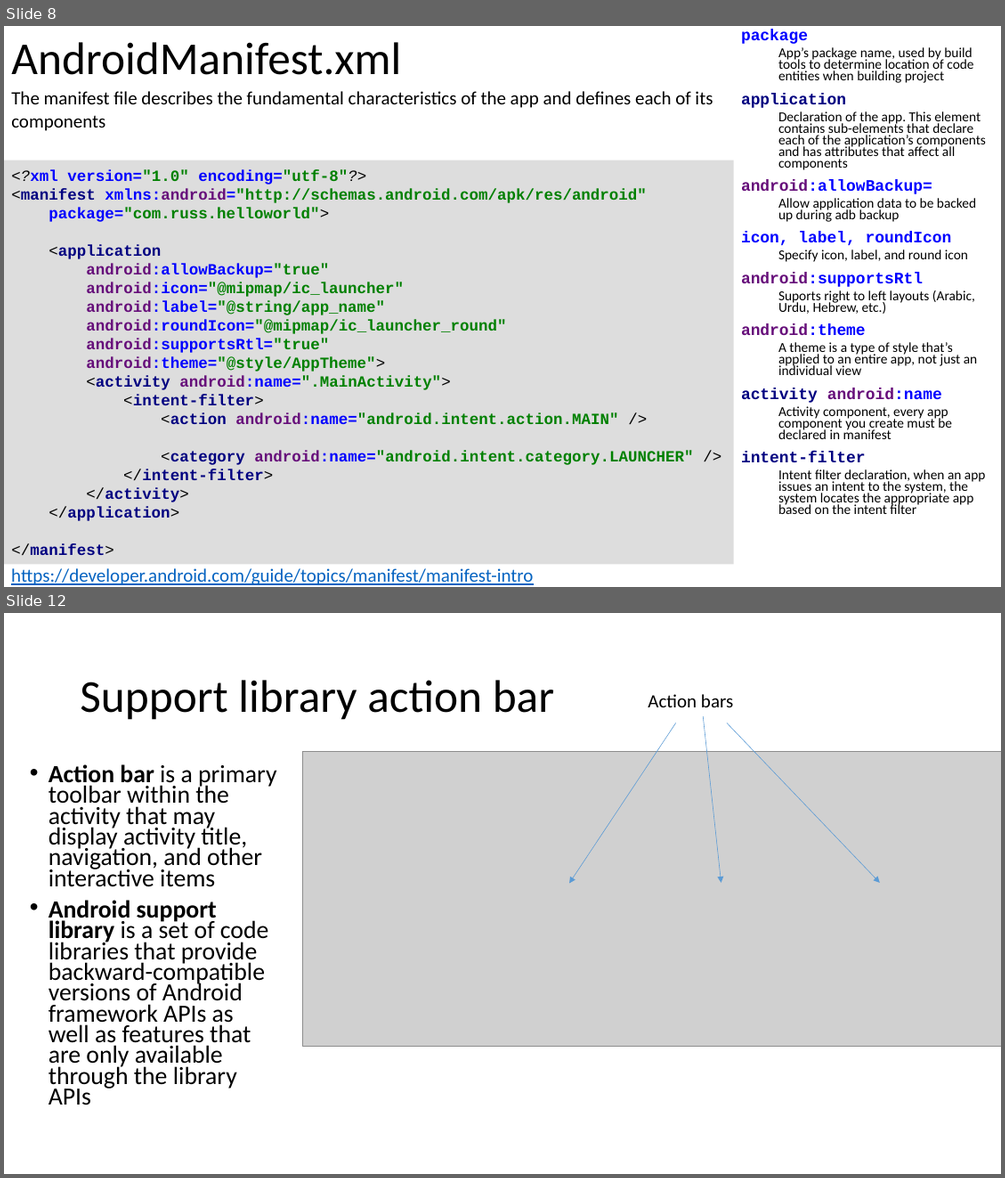
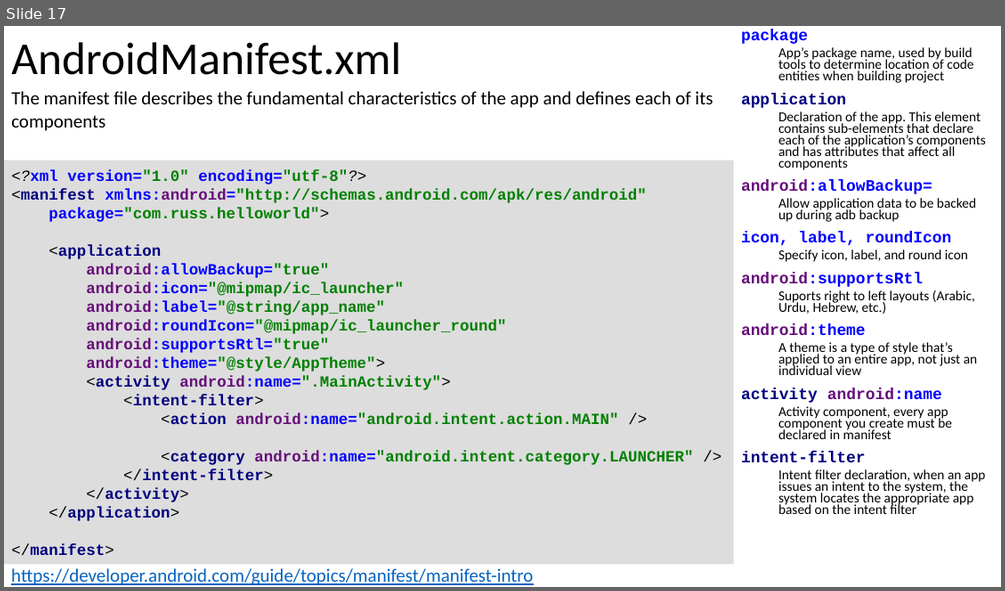
Before and after one commit to russellu/cs230, a slide deck: Lecture_HelloWorld.pptx. Shown one above the other, each under a label of ours: slides 8 and 12 before the commit, slide 17 after it; the slides between them are not shown. The pictures are 1005x1178 and 1005x591 pixels, drawn with LibreOffice and Linux fonts; fonts in the diff are those of the drawing; grey boxes stand for pictures. Boxes give left, top, right and bottom in pixels: in the first picture for what was removed or moved away, otherwise in the second. Text is boxed around its words. In the diff, an @@ line names an element or a change of style, - is before the commit and + after.

```diff
--- a/Lecture_HelloWorld.pptx
+++ b/Lecture_HelloWorld.pptx
@@ slide 12 removed at (x1=4, y1=613, x2=1001, y2=1174), background #FFFFFF @@
@@ title removed at (x1=80, y1=680, x2=554, y2=720) @@
-Support library action bar
@@ text removed at (x1=647, y1=694, x2=733, y2=707) @@
-Action bars
@@ arrow removed from (704, 716) to (721, 883) @@
@@ arrow removed from (676, 723) to (569, 883) @@
@@ arrow removed from (727, 723) to (880, 883) @@
@@ text removed at (x1=48, y1=764, x2=276, y2=1105) @@
-• Action bar is a primary toolbar within the activity that may display activity title, navigation, and other interactive items
-• Android support library is a set of code libraries that provide backward-compatible versions of Android framework APIs as well as features that are only available through the library APIs
@@ picture removed at (x1=302, y1=751, x2=1001, y2=1046) @@
@@ what was slide 8 is now slide 17 @@
```
Also in this commit, not shown: 4 slides changed, 13 slides added, 9 other slides removed, 3 other files.
